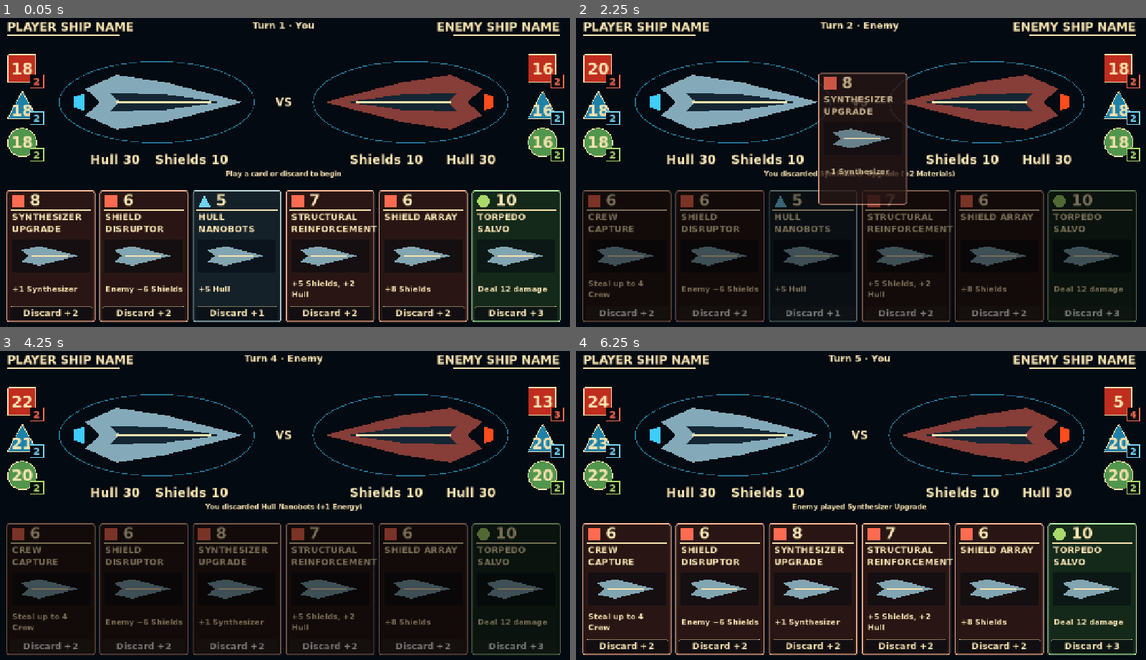
Above: before the commit, frames 1-4 (two rows, left to right).
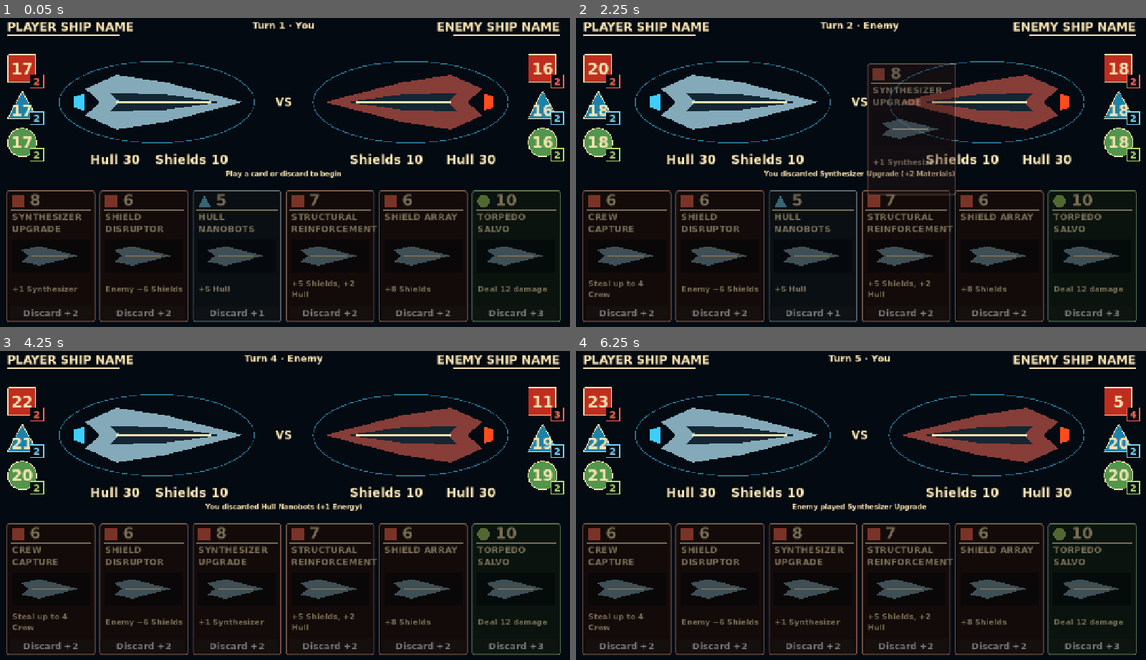
Above: after the commit, the same moments.

Repository: RPGMaster2000/arcospace
Game: Godot game, scene res://scenes/board.tscn
The game is run twice, just before and just after one commit, with the same random seed, the same clock (stepped at 60 frames per second) and the same inputs.
Inputs (mouse positions are in pixels of both pictures, inside the frame that each line leads up to):
- Up to frame 1 (0.05 s): no input
- Up to frame 2 (2.25 s): click "Discard +2" at 0.5 s; move the mouse to (986, 157) at 1.27 s; click (986, 157) at 1.42 s; tap Enter at 2 s; drag from (747, 191) to (832, 237) at 2.02 s
- Up to frame 3 (4.25 s): move the mouse to (342, 437) at 2.77 s; click (342, 437) at 2.92 s; click "Discard +1" at 3.5 s
- Up to frame 4 (6.25 s): drag from (832, 570) to (690, 459) at 4.27 s; tap Space at 5 s; move the mouse to (1032, 554) at 5.02 s; click (1032, 554) at 5.17 s; drag from (690, 459) to (775, 425) at 5.77 s

The runs differ from the first frame. In frame 1, 9.2% of the frame differs, in the area x 1-99%, y 14-99%; in frame 2, 5.1%; in frame 3, 0.2%; in frame 4, 9.3%.

Commit message:
Add generic damage, repair, shield and resource feedback synchronized with turns

Diff:
--- a/scenes/board.tscn
+++ b/scenes/board.tscn
@@ -14,6 +14,8 @@
 
 [ext_resource type="PackedScene" path="res://scenes/card_motion.tscn" id="5_motion"]
 
+[ext_resource type="Script" path="res://scripts/battle_effects.gd" id="6_effects"]
+
 [sub_resource type="SystemFont" id="BoldFont"]
 font_names = PackedStringArray("DejaVu Sans", "Arial")
 font_weight = 700
@@ -607,6 +609,9 @@
 [node name="CardMotion" parent="." instance=ExtResource("5_motion")]
 layout_mode = 1
 
+[node name="BattleEffects" type="Node" parent="."]
+script = ExtResource("6_effects")
+
 [editable path="ShieldPlatingCard"]
 [editable path="SynthesizerUpgradeCard"]
 [editable path="LaserBurstCard"]
--- /dev/null
+++ b/scripts/battle_effects.gd
@@ -0,0 +1,224 @@
+extends Node
+
+# RESPONSIBILITY: Animate actual stat changes without modifying game state.
+# DOES NOT: Apply card rules, draw cards or advance turns.
+signal finished
+const REPAIR_SHADER = preload("res://shaders/hull_repair.gdshader")
+const RIPPLE_SHADER = preload("res://shaders/shield_ripple.gdshader")
+const RESOURCES = ["materials", "energy", "crew"]
+const PRODUCTION = ["synthesizer", "reactor", "quarters"]
+const COLORS = [Color(1, 0.35, 0.2), Color(0.25, 0.8, 1), Color(0.5, 1, 0.3)]
+@export var enabled: bool = true
+@export_range(0.02, 0.15, 0.005) var count_step_seconds: float = 0.035
+@export_range(0.1, 2.0, 0.05) var hit_seconds: float = 0.3
+@export_range(0.1, 2.0, 0.05) var production_seconds: float = 0.28
+@export_range(0.2, 3.0, 0.05) var repair_seconds: float = 1.0
+@export_range(0.2, 3.0, 0.05) var shield_seconds: float = 0.55
+@export_range(0.0, 12.0, 0.5) var shake_pixels: float = 4.0
+@export_range(1.0, 1.2, 0.01) var icon_peak_scale: float = 1.07
+var busy: bool = false
+var cancelling: bool = false
+var jobs: int = 0
+var counters: Dictionary = {}
+var tweens: Array[Tween] = []
+var restorations: Array[Callable] = []
+var temporary_nodes: Array[Node] = []
+
+func set_number(label: Label, value: int) -> void:
+	if not counters.has(label):
+		label.text = str(value)
+
+
+func play_changes(before: Dictionary, after: Dictionary, paid_side: String = "", paid_family: String = "", paid_cost: int = 0, impact: bool = false) -> void:
+	if not enabled:
+		return
+	for side in ["player", "enemy"]:
+		var old: Dictionary = before[side]
+		var current: Dictionary = after[side]
+		var prefix: String = "Player" if side == "player" else "Enemy"
+		var ship: Node2D = get_parent().get_node(prefix + "Ship")
+		var hull_delta: int = current.hull - old.hull
+		var shield_delta: int = current.shields - old.shields
+		if hull_delta < 0 or (shield_delta < 0 and impact):
+			_hit(ship, hull_delta < 0, shield_delta < 0, side)
+		elif shield_delta < 0:
+			_pulse_shield(ship, false)
+		if hull_delta > 0:
+			_repair(ship)
+		if shield_delta > 0:
+			_pulse_shield(ship, true)
+		for index in range(3):
+			var key: String = RESOURCES[index]
+			var icon: Control = get_parent().get_node(prefix + "Resource%d" % (index + 1))
+			var delta: int = current[key] - old[key]
+			# Ordinary payment is not a hostile resource-drain effect.
+			var effect_delta: int = delta + (paid_cost if side == paid_side and key == paid_family else 0)
+			if delta > 0 or (delta < 0 and effect_delta < 0):
+				_count(icon.get_node(key), old[key], current[key])
+			if effect_delta < 0:
+				_pulse_icon(icon, COLORS[index], false)
+			var production_delta: int = current[PRODUCTION[index]] - old[PRODUCTION[index]]
+			if production_delta != 0:
+				_pulse_icon(icon, COLORS[index], production_delta > 0)
+
+
+func _job() -> Tween:
+	busy = true
+	jobs += 1
+	var tween: Tween = create_tween()
+	tweens.append(tween)
+	tween.finished.connect(func():
+		jobs -= 1
+		tweens.erase(tween)
+		if jobs == 0:
+			busy = false
+			restorations.clear()
+			finished.emit(), CONNECT_ONE_SHOT)
+	return tween
+
+
+func _count(label: Label, start: int, target: int) -> void:
+	counters[label] = true
+	label.text = str(start)
+	var tween := _job()
+	var step: int = 1 if target > start else -1
+	# One callback per integer: no interpolation that skips intermediate values.
+	for value in range(start + step, target + step, step):
+		tween.tween_interval(count_step_seconds)
+		tween.tween_callback(func(): label.text = str(value))
+	tween.tween_callback(func(): counters.erase(label))
+
+
+func _pulse_icon(icon: Control, tint: Color, increase: bool) -> void:
+	var original_scale: Vector2 = icon.scale
+	var original_color: Color = icon.modulate
+	var pivot: Vector2 = icon.pivot_offset
+	icon.pivot_offset = icon.size * 0.5
+	var restore := func():
+		if is_instance_valid(icon):
+			icon.scale = original_scale
+			icon.modulate = original_color
+			icon.pivot_offset = pivot
+	restorations.append(restore)
+	var tween := _job()
+	var peak: float = icon_peak_scale if increase else 2.0 - icon_peak_scale
+	tween.tween_property(icon, "scale", original_scale * peak, production_seconds * 0.45)
+	tween.parallel().tween_property(icon, "modulate", tint.lightened(0.35) if increase else tint.darkened(0.3), production_seconds * 0.45)
+	tween.tween_property(icon, "scale", original_scale, production_seconds * 0.55)
+	tween.parallel().tween_property(icon, "modulate", original_color, production_seconds * 0.55)
+	tween.tween_callback(restore)
+
+
+func _hit(ship: Node2D, hull_hit: bool, shield_hit: bool, side: String) -> void:
+	var origin: Vector2 = ship.position
+	var hull: Polygon2D = ship.get_node("HullPlaceholder")
+	var hull_color: Color = hull.color
+	var restore := func():
+		if is_instance_valid(ship):
+			ship.position = origin
+			hull.color = hull_color
+	restorations.append(restore)
+	var tween := _job()
+	tween.tween_method(func(p: float):
+		ship.position = origin + Vector2(sin(p * TAU * 3), sin(p * TAU * 4) * 0.4) * shake_pixels * (1.0 - p)
+		if hull_hit:
+			hull.color = hull_color.lerp(Color(1, 0.12, 0.08), sin(p * PI)), 0.0, 1.0, hit_seconds)
+	tween.tween_callback(restore)
+	if shield_hit:
+		_pulse_shield(ship, false)
+		var shield: Line2D = ship.get_node("ShieldPlaceholder")
+		var bounds: Rect2 = _bounds(shield.points)
+		var arc := Line2D.new()
+		arc.width = 7
+		arc.default_color = Color(0.65, 0.93, 1)
+		arc.antialiased = true
+		var angle: float = 0.0 if side == "player" else PI
+		for i in range(17):
+			var a: float = angle - 0.5 + i / 16.0
+			arc.add_point(bounds.get_center() + Vector2(cos(a), sin(a)) * bounds.size * 0.5)
+		ship.add_child(arc)
+		temporary_nodes.append(arc)
+		var flash := _job()
+		flash.tween_property(arc, "modulate:a", 0.0, hit_seconds)
+		flash.parallel().tween_property(arc, "width", 1.0, hit_seconds)
+		flash.tween_callback(func(): _remove(arc))
+
+
+func _pulse_shield(ship: Node2D, increase: bool) -> void:
+	var shield: Line2D = ship.get_node("ShieldPlaceholder")
+	var size_before: Vector2 = shield.scale
+	var tint_before: Color = shield.modulate
+	var restore := func():
+		if is_instance_valid(shield):
+			shield.scale = size_before
+			shield.modulate = tint_before
+	restorations.append(restore)
+	var tween := _job()
+	tween.tween_method(func(p: float):
+		var pulse: float = sin(p * PI * 6) * (1.0 - p)
+		shield.scale = size_before * (1.0 + pulse * 0.035)
+		shield.modulate = tint_before.lerp(Color(1.6, 1.8, 2.0), absf(pulse)), 0.0, 1.0, shield_seconds)
+	tween.tween_callback(restore)
+	if increase:
+		var bounds: Rect2 = _bounds(shield.points)
+		var ripple := ColorRect.new()
+		ripple.position = bounds.position
+		ripple.size = bounds.size
+		ripple.mouse_filter = Control.MOUSE_FILTER_IGNORE
+		ship.add_child(ripple)
+		_material_effect(ripple, RIPPLE_SHADER, shield_seconds)
+
+
+func _repair(ship: Node2D) -> void:
+	var hull: Polygon2D = ship.get_node("HullPlaceholder")
+	var wash := Polygon2D.new()
+	wash.polygon = hull.polygon
+	wash.transform = hull.transform
+	ship.add_child(wash)
+	var material := ShaderMaterial.new()
+	material.shader = REPAIR_SHADER
+	var bounds: Rect2 = _bounds(hull.polygon)
+	material.set_shader_parameter("lower_y", bounds.end.y)
+	material.set_shader_parameter("upper_y", bounds.position.y)
+	wash.material = material
+	_run_material(wash, material, repair_seconds)
+
+
+func _material_effect(node: CanvasItem, shader: Shader, duration: float) -> void:
+	var material := ShaderMaterial.new()
+	material.shader = shader
+	node.material = material
+	_run_material(node, material, duration)
+
+
+func _run_material(node: CanvasItem, material: ShaderMaterial, duration: float) -> void:
+	temporary_nodes.append(node)
+	var tween := _job()
+	tween.tween_method(func(p: float): material.set_shader_parameter("progress", p), 0.0, 1.0, duration)
+	tween.tween_callback(func(): _remove(node))
+
+
+func _bounds(points: PackedVector2Array) -> Rect2:
+	var result := Rect2(points[0], Vector2.ZERO)
+	for point in points:
+		result = result.expand(point)
+	return result
+
+
+func _remove(node: Node) -> void:
+	temporary_nodes.erase(node)
+	node.queue_free()
+
+
+func _exit_tree() -> void:
+	cancelling = true
+	for tween in tweens:
+		tween.kill()
+	for restore in restorations:
+		restore.call()
+	for node in temporary_nodes:
+		if is_instance_valid(node):
+			node.queue_free()
+	counters.clear()
+	busy = false
+	finished.emit()
--- a/scripts/board.gd
+++ b/scripts/board.gd
@@ -21,6 +21,7 @@
 @onready var hand = $CardHand
 @onready var enemy_hand = $EnemyHand
 @onready var enemy_ai = $EnemyAI
+@onready var battle_effects = $BattleEffects
 @onready var enemy_timer: Timer = $EnemyThinkTimer
 
 #PLAYER
@@ -106,10 +107,19 @@
 	if _check_winner():
 		refresh_display()
 		return
+	var before: Dictionary = _both_states()
 	var state: Dictionary = _read_state(side)
 	MatchRules.income(state)
 	_write_state(side, state)
+	battle_effects.play_changes(before, _both_states())
+	resolving_card = battle_effects.busy
 	_check_winner()
+	refresh_display()
+	if battle_effects.busy:
+		await battle_effects.finished
+	if battle_effects.cancelling or is_queued_for_deletion():
+		return
+	resolving_card = false
 	refresh_display()
 	if winner.is_empty() and side == "enemy":
 		enemy_timer.start()
@@ -138,6 +148,10 @@
 		_resolve_card.bind(side, slot, discard, card))
 	if motion.cancelling or not is_inside_tree() or is_queued_for_deletion():
 		return false
+	if battle_effects.busy:
+		await battle_effects.finished
+	if battle_effects.cancelling or is_queued_for_deletion():
+		return false
 	resolving_card = false
 	if _check_winner():
 		refresh_display()
@@ -148,12 +162,13 @@
 			enemy_timer.start()
 	else:
 		turn_number += 1
-		_begin_turn("enemy" if side == "player" else "player")
+		await _begin_turn("enemy" if side == "player" else "player")
 	action_finished.emit(side, discard)
 	return true
 
 
 func _resolve_card(side: String, slot: int, discard: bool, card: Resource) -> void:
+	var before: Dictionary = _both_states()
 	var active_hand = hand if side == "player" else enemy_hand
 	var other: String = "enemy" if side == "player" else "player"
 	var actor: Dictionary = _read_state(side)
@@ -173,8 +188,15 @@
 		$LastActionLabel.text += " (+%d %s)" % [int(floor(card.cost / 3.0)), card.family.capitalize()]
 	elif extra_action_requested:
 		$LastActionLabel.text += " — play again"
+	battle_effects.play_changes(before, _both_states(), side,
+		card.family, 0 if discard else card.cost,
+		not discard and (card.effects.get("damage", 0) > 0 or card.effects.get("break_shields", 0) > 0))
 	_check_winner()
 	refresh_display()
+
+
+func _both_states() -> Dictionary:
+	return {"player": _read_state("player"), "enemy": _read_state("enemy")}
 
 
 func _on_enemy_timeout() -> void:
@@ -215,18 +237,18 @@
 	player_shields_label.text = "Shields %d" % player_shields
 	enemy_hull_label.text = "Hull %d" % enemy_hull
 	enemy_shields_label.text = "Shields %d" % enemy_shields
-	player_materials_label.text = str(player_materials)
+	battle_effects.set_number(player_materials_label, player_materials)
 	player_synthesizer_label.text = str(player_synthesizer)
 
-	player_energy_label.text = str(player_energy)
+	battle_effects.set_number(player_energy_label, player_energy)
 	player_reactor_label.text = str(player_reactor)
-	player_crew_label.text = str(player_crew)
+	battle_effects.set_number(player_crew_label, player_crew)
 	player_quarters_label.text = str(player_quarters)
-	enemy_materials_label.text = str(enemy_materials)
+	battle_effects.set_number(enemy_materials_label, enemy_materials)
 	enemy_synthesizer_label.text = str(enemy_synthesizer)
-	enemy_energy_label.text = str(enemy_energy)
+	battle_effects.set_number(enemy_energy_label, enemy_energy)
 	enemy_reactor_label.text = str(enemy_reactor)
-	enemy_crew_label.text = str(enemy_crew)
+	battle_effects.set_number(enemy_crew_label, enemy_crew)
 	enemy_quarters_label.text = str(enemy_quarters)
 	for slot in range(card_slots.size()):
 		var button = get_node(card_slots[slot])
--- /dev/null
+++ b/shaders/hull_repair.gdshader
@@ -0,0 +1,13 @@
+shader_type canvas_item;
+uniform float progress : hint_range(0.0, 1.0) = 0.0;
+uniform float lower_y = 61.0;
+uniform float upper_y = -61.0;
+varying float local_y;
+void vertex() { local_y = VERTEX.y; }
+void fragment() {
+    float height = (lower_y - local_y) / max(lower_y - upper_y, 0.001);
+    float band = exp(-pow((height - (progress * 1.5 - 0.25)) / 0.23, 2.0));
+    float envelope = sin(progress * 3.14159265);
+    vec3 tint = mix(vec3(0.15, 0.55, 1.0), vec3(0.9, 0.98, 1.0), band);
+    COLOR = vec4(tint, (0.12 + band * 0.68) * envelope);
+}
--- /dev/null
+++ b/shaders/shield_ripple.gdshader
@@ -0,0 +1,8 @@
+shader_type canvas_item;
+uniform float progress : hint_range(0.0, 1.0) = 0.0;
+void fragment() {
+    float radius = length(UV * 2.0 - 1.0);
+    float wave = exp(-pow((radius - progress) / 0.14, 2.0));
+    float edge = 1.0 - smoothstep(0.94, 1.0, radius);
+    COLOR = vec4(0.3, 0.8, 1.0, wave * edge * sin(progress * 3.14159265) * 0.55);
+}
--- a/tests/ai_turn_test.gd
+++ b/tests/ai_turn_test.gd
@@ -13,6 +13,7 @@
 
 func run() -> void:
 	var board = BoardScene.instantiate()
+	board.get_node("BattleEffects").enabled = false
 	board.get_node("CardMotion").settings.enabled = false
 	board.get_node("EnemyHand").starting_hand.assign([Library.CARDS[11]])
 	root.add_child(board)
@@ -71,6 +72,7 @@
 	# Resource win from discard, and Hull win from repair.
 	for mode in ["resource", "hull"]:
 		board = BoardScene.instantiate()
+		board.get_node("BattleEffects").enabled = false
 		board.get_node("CardMotion").settings.enabled = false
 		root.add_child(board)
 		if mode == "resource":
--- /dev/null
+++ b/tests/battle_effects_test.gd
@@ -0,0 +1,98 @@
+extends SceneTree
+const BoardScene = preload("res://scenes/board.tscn")
+const Library = preload("res://scripts/card_library.gd")
+var failures: int = 0
+func check(ok: bool, message: String) -> void:
+	if not ok:
+		failures += 1
+		push_error(message)
+func _initialize() -> void:
+	call_deferred("run")
+func run() -> void:
+	var board = BoardScene.instantiate()
+	board.get_node("CardMotion").settings.enabled = false
+	root.add_child(board)
+	var fx = board.get_node("BattleEffects")
+	board.enemy_timer.wait_time = 10
+	if fx.busy:
+		await fx.finished
+	await process_frame
+	# Every intermediate number must be visible, and refresh must not jump ahead.
+	board.player_materials = 12
+	var before: Dictionary = board._both_states()
+	board.player_materials = 16
+	fx.play_changes(before, board._both_states())
+	board.refresh_display()
+	check(board.player_materials_label.text == "12", "Counter must begin at the old value")
+	var observed: Array[String] = []
+	while fx.busy:
+		var value: String = board.player_materials_label.text
+		if not observed.has(value):
+			observed.append(value)
+		board.refresh_display()
+		await process_frame
+	observed.append(board.player_materials_label.text)
+	for value in ["12", "13", "14", "15", "16"]:
+		check(observed.has(value), "Missing resource count step " + value)
+	# Damage absorbed by shields: front hit/pulse, no red hull flash.
+	var ship = board.get_node("EnemyShip")
+	var hull = ship.get_node("HullPlaceholder")
+	var color: Color = hull.color
+	var origin: Vector2 = ship.position
+	before = board._both_states()
+	board.enemy_shields -= 3
+	fx.play_changes(before, board._both_states(), "", "", 0, true)
+	await create_timer(0.1).timeout
+	check(hull.color == color, "Shield-only damage must not flash hull red")
+	check(not fx.temporary_nodes.is_empty(), "Shield hit must create a frontal arc")
+	await fx.finished
+	check(ship.position == origin and ship.get_node("ShieldPlaceholder").scale == Vector2.ONE, "Hit must restore transforms")
+	# Hull damage: one red flash and shake, restored afterward.
+	before = board._both_states()
+	board.enemy_hull -= 2
+	fx.play_changes(before, board._both_states(), "", "", 0, true)
+	await create_timer(0.1).timeout
+	check(hull.color != color, "Hull damage must flash red")
+	await fx.finished
+	check(hull.color == color and ship.position == origin, "Hull flash/shake must restore")
+	# Repair and shield gain create shader overlays that clean up afterward.
+	before = board._both_states()
+	board.player_hull += 3
+	board.player_shields += 4
+	fx.play_changes(before, board._both_states())
+	check(fx.temporary_nodes.size() == 2, "Repair and shield gain need separate overlays")
+	await fx.finished
+	check(fx.temporary_nodes.is_empty(), "Shader overlays must be removed")
+	# Production growth and hostile draining restore icon scale and pivot.
+	var icon = board.get_node("PlayerResource1")
+	var pivot: Vector2 = icon.pivot_offset
+	before = board._both_states()
+	board.player_synthesizer += 1
+	fx.play_changes(before, board._both_states())
+	await create_timer(0.07).timeout
+	check(icon.scale.x > 1, "Production increase should subtly expand")
+	await fx.finished
+	check(icon.scale == Vector2.ONE and icon.pivot_offset == pivot, "Production pulse must restore")
+	before = board._both_states()
+	board.player_materials -= 4
+	fx.play_changes(before, board._both_states())
+	await create_timer(0.07).timeout
+	check(icon.scale.x < 1, "Drain should subtly contract")
+	await fx.finished
+	check(board.player_materials_label.text == str(board.player_materials), "Drain must count down to actual value")
+	# Card resolution waits for a slower repair before advancing to the AI.
+	board.hand.cards[0] = Library.CARDS[2]
+	board._on_card_pressed(0)
+	check(board.resolving_card and board.current_actor == "player" and board.enemy_timer.is_stopped(), "Turn must wait for stat effects")
+	await board.action_finished
+	check(board.current_actor == "enemy" and not board.resolving_card and not fx.busy, "Effects must finish before next AI action")
+	board.queue_free()
+	await process_frame
+	# Cancel while the initial resource count is waiting.
+	board = BoardScene.instantiate()
+	root.add_child(board)
+	board.queue_free()
+	await process_frame
+	await process_frame
+	print("Battle effect checks: %d failures" % failures)
+	quit(1 if failures else 0)
--- a/tests/card_motion_test.gd
+++ b/tests/card_motion_test.gd
@@ -13,6 +13,7 @@
 
 func run() -> void:
 	var board = BoardScene.instantiate()
+	board.get_node("BattleEffects").enabled = false
 	var motion = board.get_node("CardMotion")
 	motion.settings.travel_seconds = 0.08
 	motion.settings.hold_seconds = 0.12
@@ -81,6 +82,7 @@
 	board.free()
 	# Closing/restarting during motion must safely destroy its running tween.
 	board = BoardScene.instantiate()
+	board.get_node("BattleEffects").enabled = false
 	root.add_child(board)
 	board.hand.cards[0] = Library.CARDS[11]
 	board._on_card_pressed(0)
--- a/tests/discard_test.gd
+++ b/tests/discard_test.gd
@@ -14,6 +14,7 @@
 func run() -> void:
 	root.size = Vector2i(1280, 720)
 	var board = BoardScene.instantiate()
+	board.get_node("BattleEffects").enabled = false
 	board.get_node("CardMotion").settings.enabled = false
 	root.add_child(board)
 	var hand = board.get_node("CardHand")
--- a/tests/player_hand_test.gd
+++ b/tests/player_hand_test.gd
@@ -15,6 +15,7 @@
 
 func run() -> void:
 	var board = BoardScene.instantiate()
+	board.get_node("BattleEffects").enabled = false
 	board.get_node("CardMotion").settings.enabled = false
 	var hand = board.get_node("CardHand")
 	hand.starting_hand.assign([Library.CARDS[11], Library.CARDS[0], Library.CARDS[3],
Not shown, added: scripts/battle_effects.gd.uid
Not shown, added: shaders/hull_repair.gdshader.uid
Not shown, added: shaders/shield_ripple.gdshader.uid
Not shown, added: tests/card_motion_test.gd.uid
Not shown, changed: docs/card-library.md
